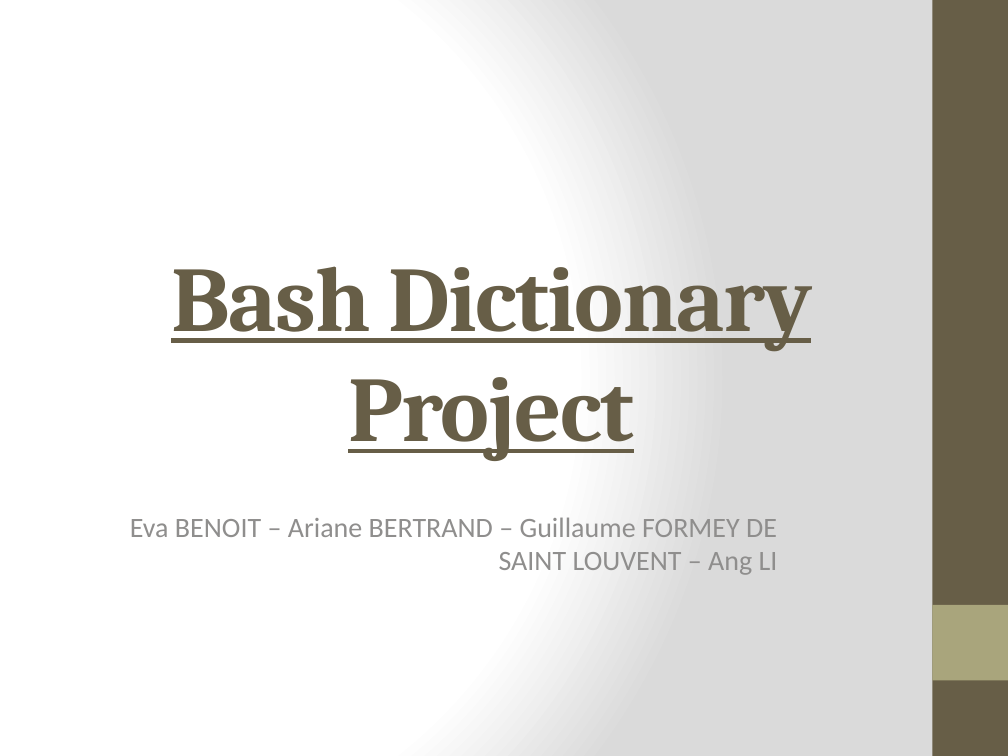
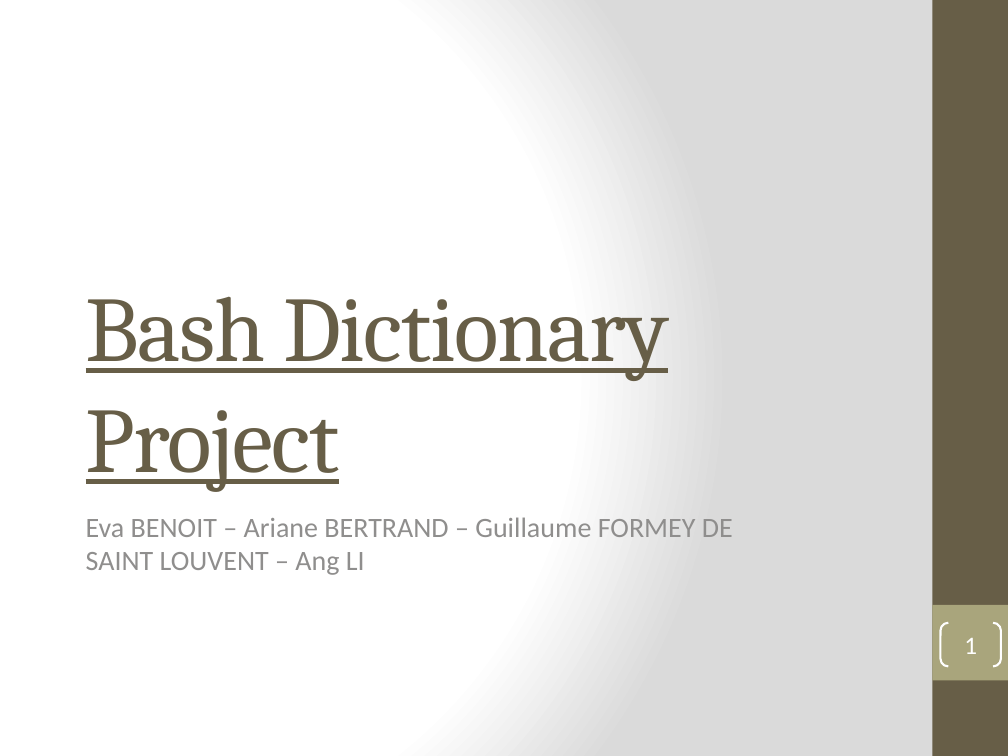
Before and after one commit to kiago/isepse2014, a slide deck: slide 1 of projects/dictionary/Project_Presentation.pptx. Drawn at 1008x756 pixels with LibreOffice and Linux fonts; fonts in the diff are those of the drawing. Boxes give left, top, right and bottom in pixels: in the first picture for what was removed or moved away, otherwise in the second. Text is boxed around its words. In the diff, an @@ line names an element or a change of style, - is before the commit and + after.

Commit message:
update project_presentation

```diff
--- a/projects/dictionary/Project_Presentation.pptx
+++ b/projects/dictionary/Project_Presentation.pptx
@@ title "Bash Dictionary Project": place and size @@
-title "Bash Dictionary Project" at <box>171,266,812,461</box>
+title "Bash Dictionary Project" at <box>86,296,669,491</box>
@@ title "Bash Dictionary Project" at <box>86,296,669,491</box>: bold off; alignment centre to left @@
@@ subtitle "Eva BENOIT – Ariane BERTRAND ..." at <box>86,517,733,575</box>: alignment right to left @@
@@ page number added at <box>940,623,1001,666</box>, outline #FFFFFF 1.5 pt, 18 pt, text #FFFFFF @@
+1
```
Also in this commit, not shown: 10 other slides changed, 6 slides added.
